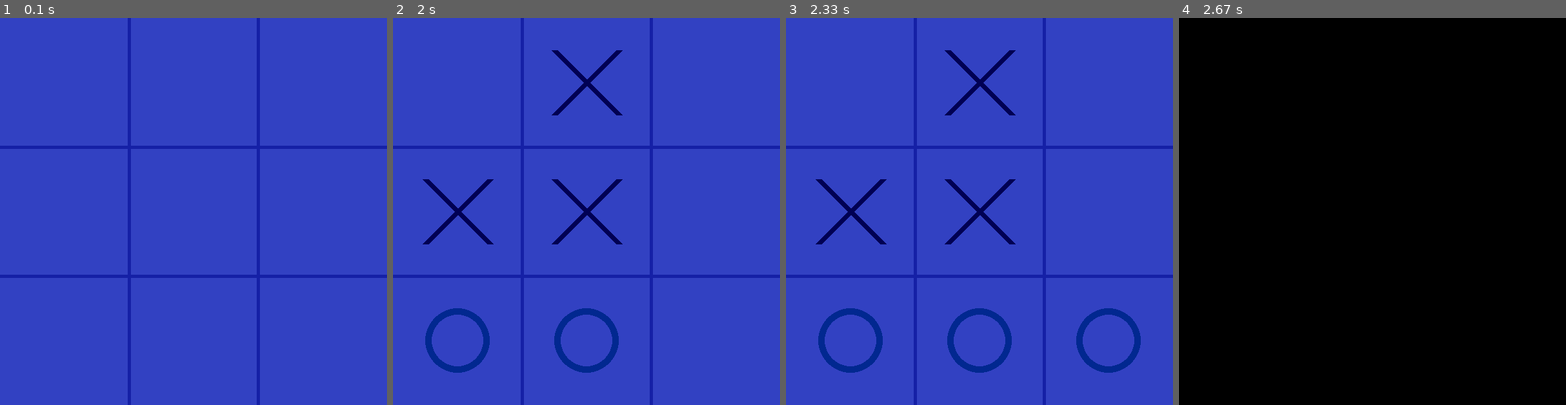
Above: before the commit, frames 1-4 (left to right).
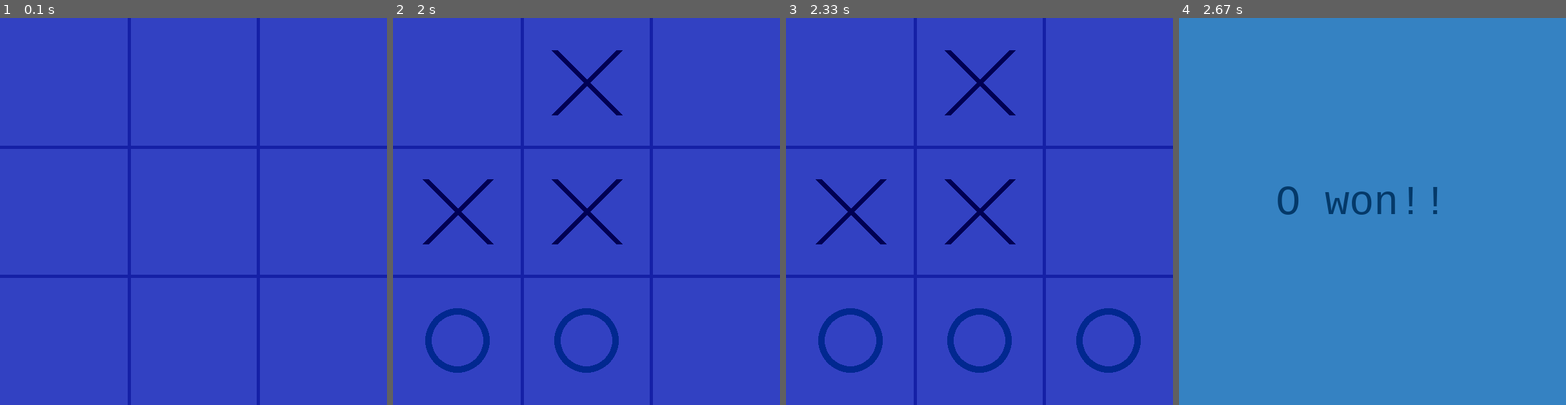
Above: after the commit, the same moments.

Repository: Bikram-ghuku/Pygame-tic-tac-toe
Game: pygame game, started from main.py
The game is run twice, just before and just after one commit, with the same random seed, the same clock (stepped at 60 frames per second) and the same inputs.
Inputs (mouse positions are in pixels of both pictures, inside the frame that each line leads up to):
- Up to frame 1 (0.1 s): no input
- Up to frame 2 (2 s): press the mouse at (718, 83) at 0.37 s; move the mouse to (644, 95) at 0.47 s; release the mouse at (571, 107) at 0.6 s; press the mouse at (586, 83) at 0.7 s; move the mouse to (516, 203) at 0.8 s; release the mouse at (451, 323) at 0.93 s; press the mouse at (458, 343) at 1.03 s; move the mouse to (551, 250) at 1.13 s; release the mouse at (648, 157) at 1.27 s; press the mouse at (458, 211) at 1.37 s; move the mouse to (516, 281) at 1.47 s; release the mouse at (578, 350) at 1.6 s; press the mouse at (458, 211) at 1.7 s; move the mouse to (451, 207) at 1.8 s; release the mouse at (443, 199) at 1.93 s
- Up to frame 3 (2.33 s): press the mouse at (851, 83) at 2.03 s; move the mouse to (967, 215) at 2.13 s; release the mouse at (1087, 350) at 2.27 s
- Up to frame 4 (2.67 s): press the mouse at (1244, 83) at 2.37 s; move the mouse to (1237, 165) at 2.47 s; release the mouse at (1229, 242) at 2.6 s

Frames 1-3 are identical in both runs. In frame 4, 100% of the frame differs, in the area x 0-100%, y 0-100%.

Commit message:
added win lose and tie screen

Diff:
--- a/main.py
+++ b/main.py
@@ -30,6 +30,7 @@
 
     def run_checker(self):
         winner = ""
+        type_win = []
         for elems_inp in self.list.keys():
             if self.list[elems_inp] == "O":
                 self.o_occur.append(elems_inp)
@@ -40,11 +41,17 @@
             for elem in WINS:
                 if all(x in self.x_occur for x in elem):
                     winner = "X"
+                    type_win = elem
 
         if len(self.o_occur)>=3:
             for elem in WINS:
                 if all(x in self.o_occur for x in elem):
                     winner = "O"
+                    type_win = elem
+
+        if len(self.list)>=9:
+            winner="tie"
+
         return winner
 
 def draw_board(color:tuple, WIDTH_LINE):
@@ -88,12 +95,16 @@
     pygame.display.update()
 
 def show_winner(winner):
-    pygame.display.set_mode((600, 600))
-    font = pygame.font.SysFont(pygame.font.get_fonts()[0], 32)
-    fon_op = font.render(f"{winner} won!!", True, (0, 0, 0))
+    window.fill((53,130,194))
+    font = pygame.font.SysFont(pygame.font.get_fonts()[1], 64)
+    if winner!="tie":
+        fon_op = font.render(f"{winner} won!!", True, (4,57,105))
+    else:
+        fon_op = font.render("Match Tie!!", True, (4,57,105))
     font_rect = fon_op.get_rect()
-    font_rect.topleft = (250, 250)
+    font_rect.topleft = (150, 250)
     window.blit(fon_op, font_rect)
+    pygame.display.update()
 
 def main_loop():
     global data
@@ -109,7 +120,7 @@
         if mode==1:
             fill_window()
         elif mode==2:
-            show_winner(winner if len(data)<9 else "No one")
+            show_winner(winner)
             data={}
         clock.tick(FPS)
         for event in pygame.event.get():
@@ -125,15 +136,11 @@
                             if rect not in data:
                                 data[rect] = "X" if x_turn else "O"
                                 x_turn = not x_turn
-                else:
-                    window.fill((255, 255, 255))
+
             #Handle Winners
             if winner=="O" or winner=="X":
-                print(f"{winner} Won the game")
                 mode=2
             elif len(data)==9:
-                print("Match tie")
-                winner = "Tie"
                 mode=2
 
 if __name__ == "__main__":
